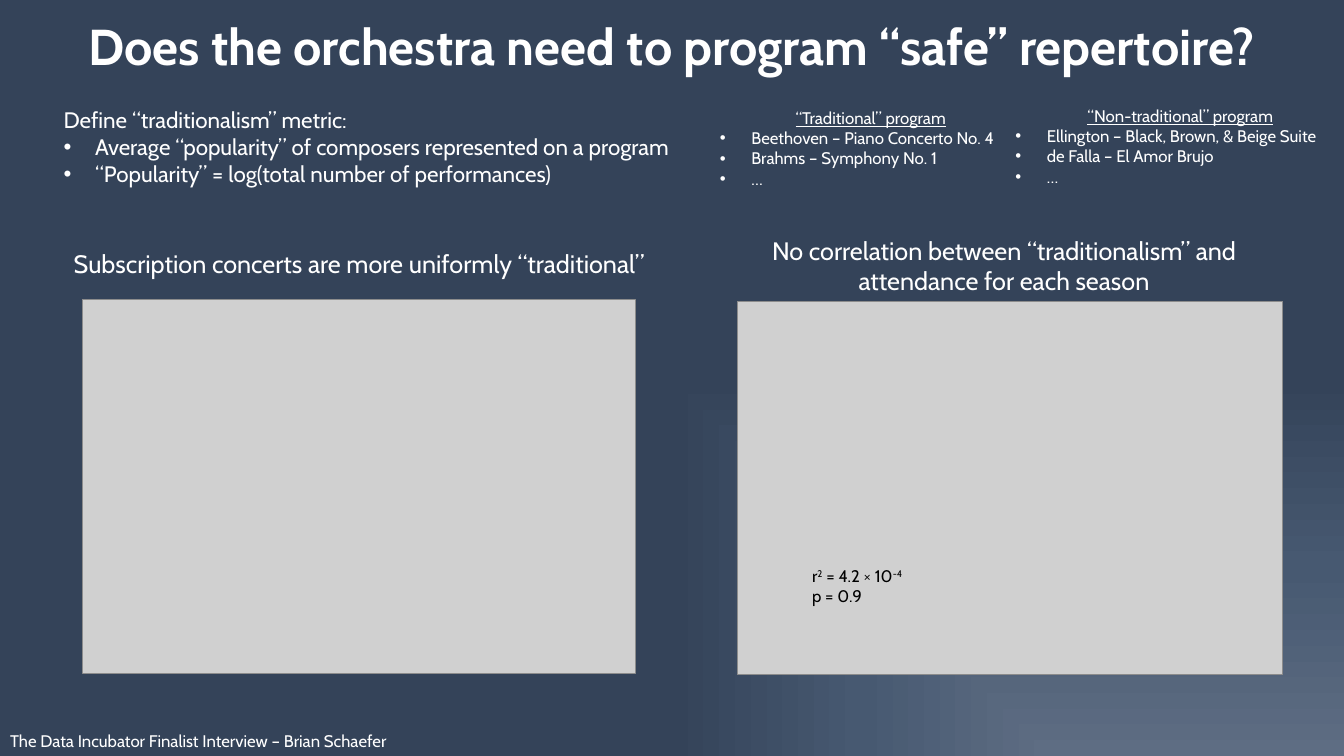
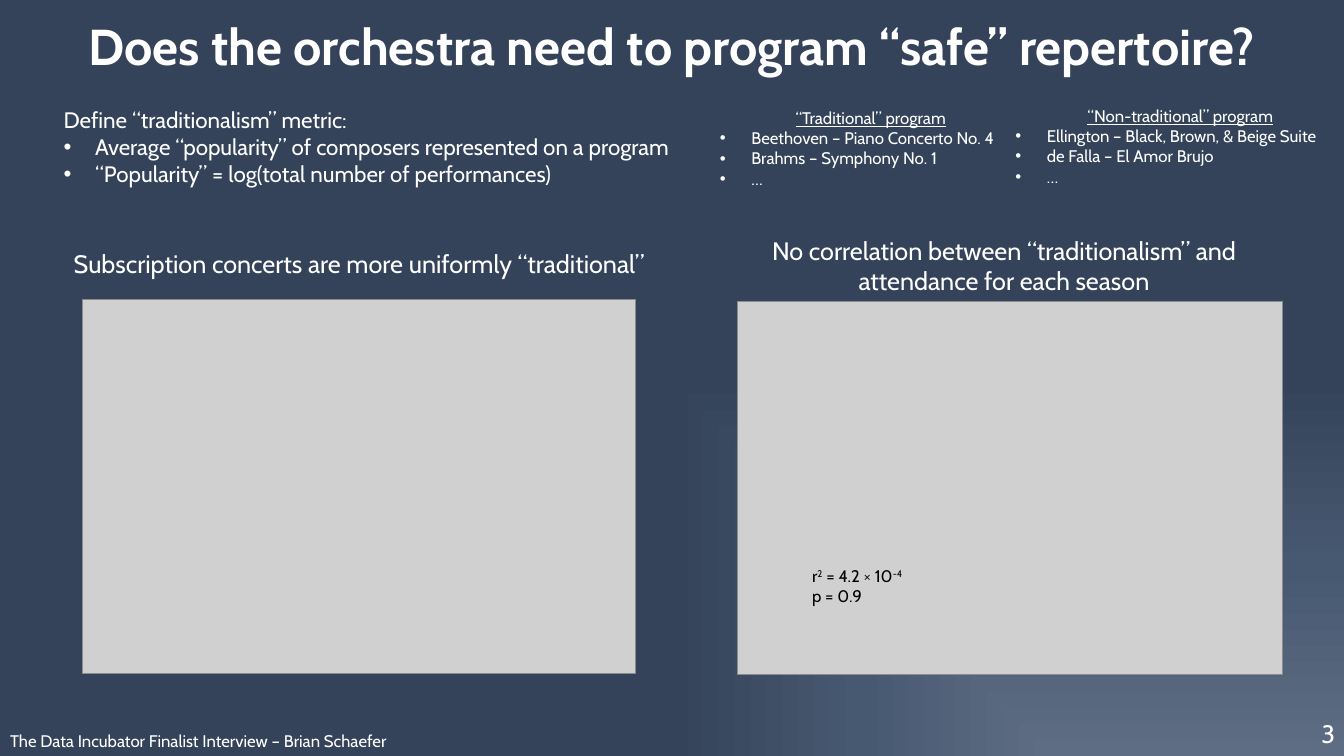
Before and after one commit to physinet/NY-Phil-EDA, a slide deck: slide 3 of interview_pitch.pptx. Drawn at 1344x756 pixels with LibreOffice and Linux fonts; fonts in the diff are those of the drawing; grey boxes stand for pictures. Boxes give left, top, right and bottom in pixels: in the first picture for what was removed or moved away, otherwise in the second. Text is boxed around its words. In the diff, an @@ line names an element or a change of style, - is before the commit and + after.

```diff
--- a/interview_pitch.pptx
+++ b/interview_pitch.pptx
@@ text added at [1321,725,1335,744], 18 pt, text #FFFFFF @@
+3
```
Also in this commit, not shown: 2 other slides changed, 1 other file.
